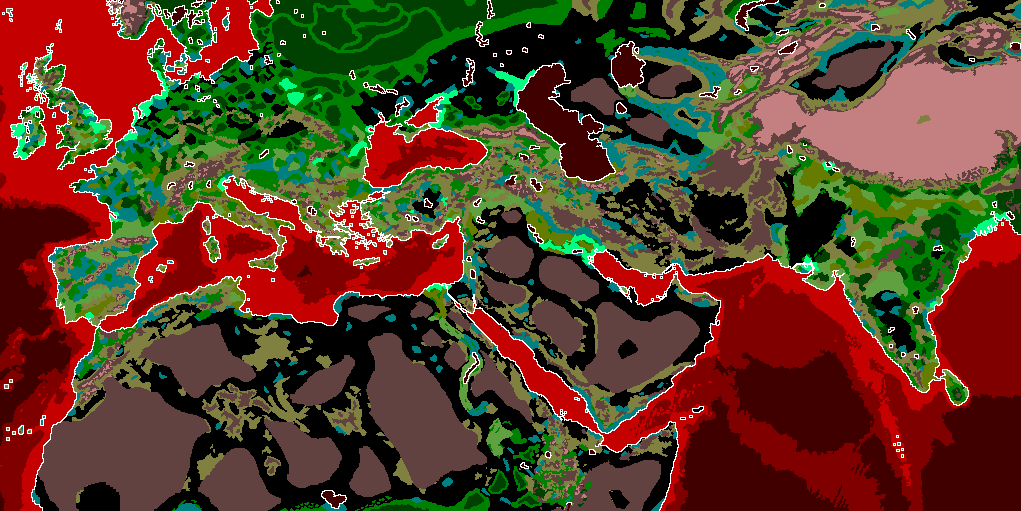
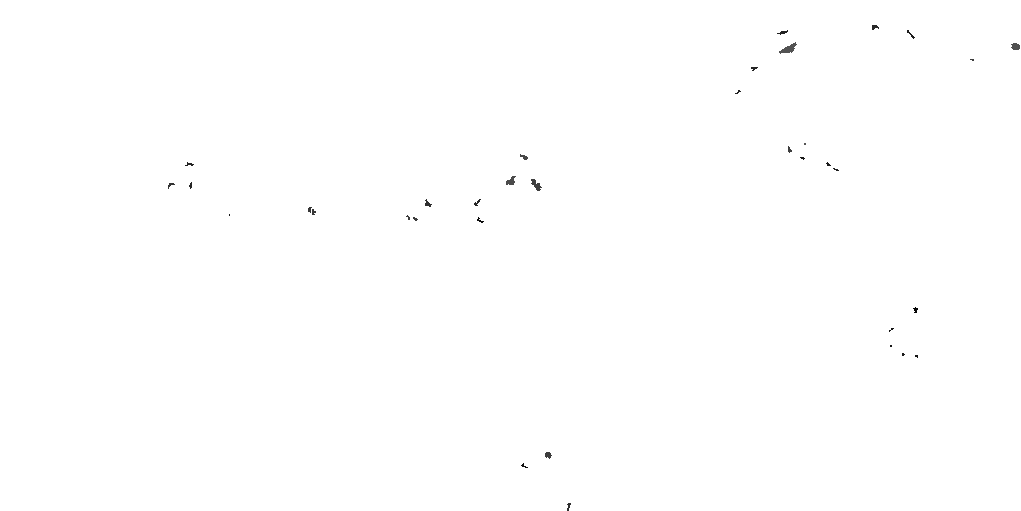
The second w=1021, h=511 image is a revision of the first. Changes to its layers:
showed "map_heights_lakes", painted on it over [0, 0, 1021, 511]
hid "map_ground_types_blocked_access" over [25, 0, 1020, 511]
hid "map_ground_types", painted on it over [0, 0, 1021, 511]
